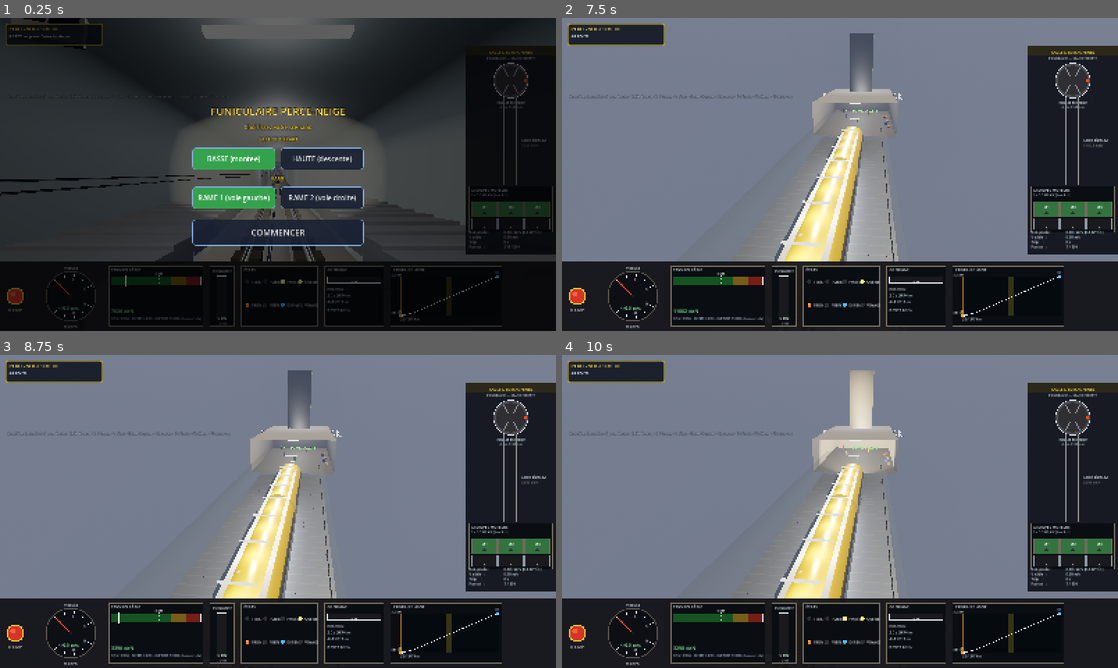
Above: before the commit, frames 1-4 (two rows, left to right).
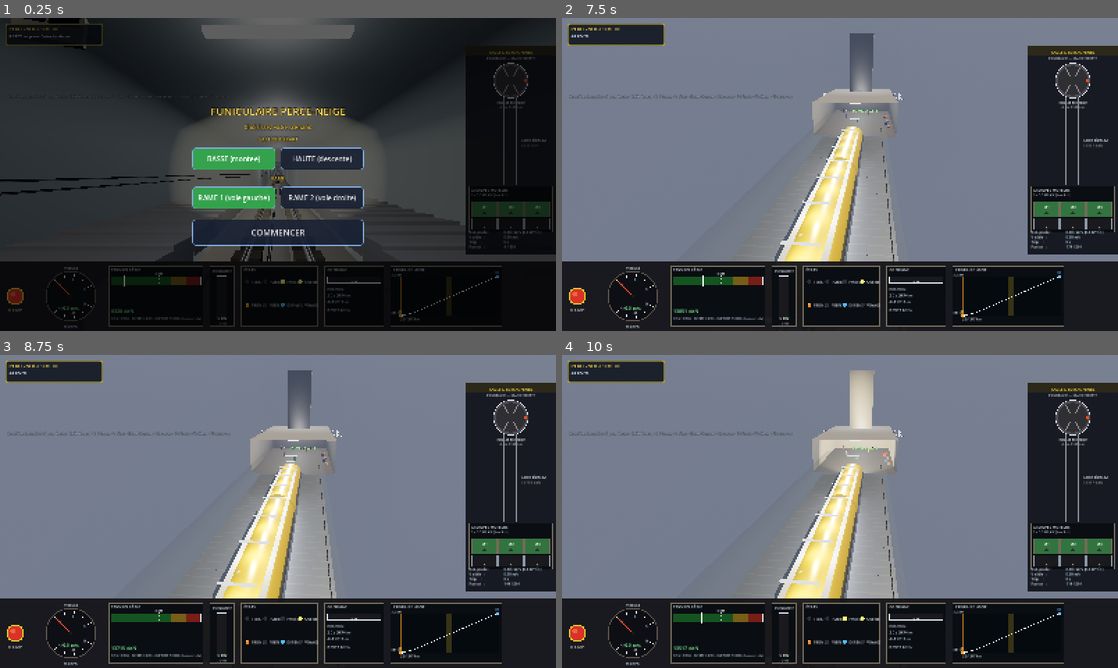
Above: after the commit, the same moments.

Repository: ARP273-ROSE/perce-neige-sim
Game: Godot game, scene res://scenes/main.tscn
The game is run twice, just before and just after one commit, with the same random seed, the same clock (stepped at 60 frames per second) and the same inputs. Sound files missing from this copy of the repository are replaced by a short silence.
Inputs:
- Up to frame 1 (0.25 s): no input
- Up to frame 2 (7.5 s): click "BASSE (montee)" at 0.5 s; click "HAUTE (descente)" at 1.25 s; click "RAME 1 (voie gauche)" at 2 s; click "RAME 2 (voie droite)" at 2.75 s; click "COMMENCER" at 3.5 s; tap Enter (ready_depart) at 4.25, 5, 5.1, 5.75, 6.5, 7.25 s; hold Up (speed_up) 4.28-5.03 s; tap Shift (emergency) at 4.35 s; hold Space (brake) 5.03-5.78 s; hold Up (speed_up) 5.78-7.28 s; tap H (toggle_headlights) at 5.85 s; tap V (toggle_view) at 6.6 s; hold Space (brake) from 7.28 s (still down); tap I at 7.35 s
- Up to frame 3 (8.75 s): keep holding Space (brake); tap Shift (emergency) at 8.1 s
- Up to frame 4 (10 s): tap Enter (ready_depart) at 8.85 s; release Space (brake) at 9.53 s; hold Up (speed_up) from 9.53 s (still down); tap H (toggle_headlights) at 9.6 s

The runs differ from the first frame. In frame 1, less than 0.1% of the frame differs, in the area x 20-94%, y 72-95%; in frame 2, less than 0.1%; in frame 3, 0.2%; in frame 4, 0.2%, in the area x 20-98%, y 24-95%.

Commit message:
release: v1.12.13 — tension à deux brins, régulateur en force, embarquement progressif (2D+3D)
Deux retours d'essai PWA analysés numériquement avant de coder :

1. « La puissance tombe à 0 en pleine accélération au départ » — vérifié :
   la gravité nette est MOTRICE de s≈120 à ≈330 m en montée chargée (le
   contrepoids plonge dans sa section à 27-29 % pendant que la rame est
   sur les 8-16 % du bas, jusqu'à +21 kN pour 230 pax). L'« autorité »
   v1.12.12 coupait alors la traction à tort. → Régulateur unifié en
   FORCE : a_dés = clamp(err·0,35 ; −frein service ; +rampe programmée),
   F_req = m·a_dés + charge statique (gravité 2 pentes + frottements) ;
   F_req > 0 → traction, < 0 → retenue. Continu dans les 4 quadrants ;
   la puissance creuse à ~40 kW sans jamais claquer à 0, et le moteur
   fournit le complément exact de la gravité.

2. « 3 000 → 14 000 daN instantanés au demi-tour en haut » — deux causes :
   - Modèle de tension mono-brin « rame lourde » : il ignorait l'autre
     brin. À l'arrivée en haut à pleine charge, le brin de la rame vide
     EN BAS portait déjà ~12 700 daN (3,4 km de câble pendu ≈ 9 900 +
     son poids sur la pente basse). → Tension = MAX DES DEUX BRINS à la
     poulie, chacun avec sa rame, sa pente locale, son câble et son
     inertie (rame + brin) signée.
   - Échange de passagers instantané. → Embarquement PROGRESSIF
     (~12 pax/s/voiture, portes ouvertes ; cibles + glissement, resync
     portes fermées). Le demi-tour passe de 12 767 à 13 994 daN en
     continu ; on part avec ceux qui sont montés si on écourte.

Aussi : l'amortisseur numérique du butoir (a = ±2 m/s² synthétique au
clamp de position) est exclu de l'inertie de tension — la masse du brin
(38 t) le transformait en ~18 000 daN fantômes au contact du point
d'arrêt.

Validation : parité statique PWA↔PC au 0,1 daN (5 points, nouvelles
références 2 brins), grille 60 scénarios × 40 s sans échec d'invariant,
plafond de panne 0 saut, urgence montée 38 m, demi-tour continu (saut max
1 222 daN/frame = relâchement d'inertie au serrage, lissé à l'affichage),
16/16 tests desktop (assertion d'arrivée mise à jour au modèle 2 brins).

Co-Authored-By: Claude Opus 4.8 (1M context) <noreply@anthropic.com>
Claude-Session: https://claude.ai/code/session_01UdVu7B5mE1LwQvD1hyekY2

Diff:
--- a/godot_project/scripts/train_physics.gd
+++ b/godot_project/scripts/train_physics.gd
@@ -37,6 +37,19 @@
 var pax_car1: int = 0
 var pax_car2: int = 0
 var ghost_pax: int = 0                   # passagers wagon opposé
+
+# Embarquement PROGRESSIF : roll_pax() fixe des CIBLES, les effectifs réels
+# glissent vers elles pendant que les portes sont ouvertes (~12 pax/s et
+# par voiture — 3 portes larges). L'échange instantané faisait sauter la
+# masse (et donc la jauge de tension) d'une frame à l'autre au demi-tour.
+# Si le conducteur part avant la fin, l'embarquement s'arrête là (réaliste).
+const BOARDING_PAX_PER_S: float = 12.0
+var pax_t_car1: int = 0                  # cibles d'embarquement
+var pax_t_car2: int = 0
+var ghost_pax_t: int = 0
+var _pax1_f: float = 0.0                 # effectifs continus internes
+var _pax2_f: float = 0.0
+var _ghost_f: float = 0.0
 
 var tension_dan: float = 0.0
 var tension_dan_disp: float = 0.0        # lissé pour affichage
@@ -91,6 +104,22 @@
 	# Clamp dt pour éviter de casser la physique sur un gros hiccup
 	dt = clampf(dt, 0.001, 0.1)
 	s_prev_step = s
+
+	# Rotation passagers progressive tant que les portes sont ouvertes
+	# (le wagon opposé embarque en même temps dans SA gare). Portes
+	# fermées : resynchro des effectifs continus sur les entiers
+	# (affectations directes des bancs de test, mode client…).
+	if doors_open:
+		_pax1_f = move_toward(_pax1_f, float(pax_t_car1), BOARDING_PAX_PER_S * dt)
+		_pax2_f = move_toward(_pax2_f, float(pax_t_car2), BOARDING_PAX_PER_S * dt)
+		_ghost_f = move_toward(_ghost_f, float(ghost_pax_t), BOARDING_PAX_PER_S * dt)
+		pax_car1 = int(roundf(_pax1_f))
+		pax_car2 = int(roundf(_pax2_f))
+		ghost_pax = int(roundf(_ghost_f))
+	else:
+		_pax1_f = float(pax_car1)
+		_pax2_f = float(pax_car2)
+		_ghost_f = float(ghost_pax)
 
 	# Séquence de départ en TROIS phases successives (retour d'essai iPad
 	# 2026-07-12 : annonce, portes et buzzer se superposaient) :
@@ -243,7 +272,12 @@
 	s += ((v + new_v) / 2.0) * dt
 	v = new_v
 
-	# Clamp position
+	# Clamp position. L'accélération ±2,0 posée ici est SYNTHÉTIQUE
+	# (amortisseur numérique du butoir) : le flag l'exclut de l'inertie
+	# de tension — c'est le butoir/rail qui absorbe, pas le câble. Sans
+	# ça, la masse du brin (38 t) × 2 m/s² ajoutait ~18 000 daN fantômes
+	# à la jauge au contact du point d'arrêt.
+	var buffer_clamp: bool = false
 	var clamp_lo: float = PNConstants.START_S
 	var clamp_hi: float = PNConstants.STOP_S
 	if s >= clamp_hi:
@@ -251,6 +285,7 @@
 		if v > 0.0:
 			v = maxf(0.0, v - 2.0 * dt)
 			acc = -2.0
+			buffer_clamp = true
 		if direction > 0 and not finished:
 			finished = true
 			_arrival_grab()
@@ -259,6 +294,7 @@
 		if v < 0.0:
 			v = minf(0.0, v + 2.0 * dt)
 			acc = 2.0
+			buffer_clamp = true
 		if direction < 0 and not finished:
 			finished = true
 			_arrival_grab()
@@ -280,39 +316,28 @@
 
 	a = acc
 
-	# --- Tension câble (port complet du modèle Python) --------------------
-	# Le brin entre la poulie motrice (gare haute) et la rame LOURDE porte :
-	#   - le poids de la rame lourde le long de SA pente locale (pas celle
-	#     de la rame pilotée — elles diffèrent sur ce profil asymétrique)
-	#   - le poids PROPRE du câble au-dessus d'elle : ρ·g·Δaltitude, exact
-	#     quel que soit le profil (∫ρg·sinθ·ds = ρg·Δh) — ~9 900 daN quand
-	#     la rame lourde est en bas, ~0 en haut. C'est CE terme qui fait
-	#     évoluer la jauge le long du trajet (manquait dans le port 3D :
-	#     les valeurs ne collaient pas avec le programme PC).
-	#   - le frottement de roulement de la rame lourde
-	#   - l'inertie de traction, uniquement en accélération (au freinage le
-	#     câble se DÉCHARGE : le frein absorbe sur le rail).
-	var m_heavy: float = maxf(m_up, m_down)
-	var main_is_heavy: bool = m_up >= m_down
-	var s_heavy: float = s if main_is_heavy else (PNConstants.LENGTH - s)
-	var theta_h: float = atan(SlopeProfile.gradient_phys_at(s_heavy))
-	var t_gravity: float = m_heavy * PNConstants.G * sin(theta_h)
-	var t_friction: float = PNConstants.MU_ROLL * m_heavy * PNConstants.G * cos(theta_h)
-	var t_cable: float = PNConstants.CABLE_KG_M * PNConstants.G \
-		* maxf(0.0, PNConstants.ALT_HIGH - SlopeProfile.altitude_at(s_heavy))
-	# Inertie SIGNÉE par l'accélération de la rame lourde le long de SA
-	# pente (Newton sur la rame pendue au câble : T = m·g·sinθ + m·a_s).
-	# Rame lourde qui MONTE en accélérant → le câble tire plus (+).
-	# Rame lourde qui DESCEND en accélérant (a_s < 0) → le câble se
-	# DÉCHARGE (−) : le poids part en mouvement, pas dans le brin.
-	# L'ancien max(0, a·direction) ajoutait à tort l'inertie dans ce cas
-	# (constaté après une inversion en tunnel : tension qui GRIMPE alors
-	# que la rame lourde dévale — retour d'essai 2026-07-13).
-	var a_s_heavy: float = acc if main_is_heavy else -acc
-	var t_inertia: float = m_heavy * a_s_heavy
-	tension_dan = (t_gravity + t_friction + t_cable + t_inertia) / 10.0
-	if tension_dan < 0.0:
-		tension_dan = 0.0
+	# --- Tension câble : modèle DEUX BRINS, max à la poulie ----------------
+	# Chaque brin, au niveau de la poulie motrice (gare haute), porte :
+	#   - le poids de SA rame le long de SA pente locale,
+	#   - le poids PROPRE du brin : ρ·g·Δaltitude jusqu'à la rame (exact
+	#     quel que soit le profil : ∫ρg·sinθ·ds = ρg·Δh) — ~9 900 daN pour
+	#     une rame en bas de ligne, ~0 en haut,
+	#   - le frottement de roulement de SA rame,
+	#   - l'inertie (rame + brin) SIGNÉE par SON accélération le long de
+	#     SA pente (T = m·g·sinθ + m·a_s : une rame qui dévale DÉCHARGE
+	#     son brin).
+	# La jauge affiche le brin le plus chargé — presque toujours celui de
+	# la rame BASSE (3,4 km de câble pendu). L'ancien modèle « brin de la
+	# rame lourde » montrait ~3 000 daN à l'arrivée en haut à pleine
+	# charge alors que le brin de la rame vide EN BAS portait ~12 700, et
+	# sautait à ~14 000 à l'échange de passagers du demi-tour (retour
+	# d'essai 2026-07-13). Avec le max des deux brins : 12 767 → 13 994,
+	# transition continue.
+	var a_t: float = 0.0 if buffer_clamp else acc
+	tension_dan = maxf(
+		_side_tension_n(m_up, s, a_t),
+		_side_tension_n(m_down, PNConstants.LENGTH - s, -a_t),
+	) / 10.0
 
 	# --- Puissance ------------------------------------------------------
 	var power_signed_kw: float = (f_motor * v) / 1000.0
@@ -351,6 +376,19 @@
 		trip_time += dt
 
 
+# Tension (N) d'UN brin au niveau de la poulie motrice : rame de masse m à
+# la position s_pos, accélérée à a_s le long de sa pente (signe +s).
+func _side_tension_n(m: float, s_pos: float, a_s: float) -> float:
+	var theta_s: float = atan(SlopeProfile.gradient_phys_at(s_pos))
+	var m_brin: float = PNConstants.CABLE_KG_M * maxf(PNConstants.LENGTH - s_pos, 0.0)
+	var t: float = m * PNConstants.G * sin(theta_s) \
+		+ PNConstants.MU_ROLL * m * PNConstants.G * cos(theta_s) \
+		+ PNConstants.CABLE_KG_M * PNConstants.G \
+			* maxf(0.0, PNConstants.ALT_HIGH - SlopeProfile.altitude_at(s_pos)) \
+		+ (m + m_brin) * a_s
+	return maxf(t, 0.0)
+
+
 # --- Régulateur Von Roll -------------------------------------------------
 
 func _regulator(
@@ -427,15 +465,27 @@
 			var v_park: float = sqrt(2.0 * park_decel * maxf(dist_to_stop, 0.001))
 			target_v = minf(PNConstants.V_CREEP, v_park)
 
-	# Contrôleur P unifié avec feed-forward
+	# Contrôleur unifié en FORCE (2026-07-13). L'entraînement calcule :
+	#   a_des  = accélération désirée (erreur de vitesse, bornée par la
+	#            rampe programmée ±A_TARGET)
+	#   F_req  = m_total·a_des + f_ff   (f_ff = charge statique : gravité
+	#            nette 2 pentes + frottement des 2 rames)
+	#   F_req > 0 → traction ; F_req < 0 → retenue (frein/génératrice).
+	# Continu dans les QUATRE quadrants. L'« autorité » de la version
+	# précédente coupait la traction dès que la gravité aidait, même
+	# quand l'accélération commandée exigeait ENCORE du couple : au
+	# départ gare basse, le contrepoids attaque sa section à 27-29 %
+	# pendant que la rame chargée est sur les 8-16 % du bas → gravité
+	# nette MOTRICE de s≈120 à ≈330 m (jusqu'à +21 kN pour 230 pax) →
+	# puissance qui tombait à 0 en pleine accélération (retour d'essai
+	# 2026-07-13). Avec F_req : le moteur fournit le complément exact
+	# (m·0,30 − excédent), la puissance CREUSE sans jamais claquer à 0.
 	var err: float = target_v - v_travel
 	var v_eff: float = maxf(absf(v), 0.8)
 	var f_motor_max: float = minf(PNConstants.F_STALL, PNConstants.P_MAX / v_eff)
 
 	var f_ff: float = -f_grav_travel + PNConstants.MU_ROLL * PNConstants.G \
 		* (m_up * cos(theta) + _m_down * cos(theta_gr))
-	var ff_throttle: float = maxf(0.0, f_ff) / maxf(f_motor_max, 1.0)
-	var ff_brake: float = maxf(0.0, -f_ff) / (PNConstants.A_BRAKE_NORMAL * m_total)
 
 	var demand_throttle: float
 	var demand_brake: float
@@ -443,27 +493,19 @@
 		demand_throttle = 0.0
 		demand_brake = 0.5
 	else:
-		var k_p: float = 0.18
-		demand_throttle = clampf(ff_throttle + err * k_p, 0.0, 1.0)
-		demand_brake = clampf(ff_brake - err * k_p, 0.0, 1.0)
-		# EXCÉDENT DE GRAVITÉ : quand la gravité pousse déjà plus fort que
-		# le frottement dans le sens de marche (rame lourde en descente),
-		# le moteur n'a rien à faire — la gravité accélère (bridée par la
-		# rampe de confort = retenue) et le frein module. L'AUTORITÉ de
-		# traction s'éteint en FONDU sur 6 000 N d'excédent (pleine à
-		# f_ff ≥ 0, nulle à f_ff ≤ −6 000 N) : le tout-ou-rien de la
-		# première version claquait la traction on/off au passage par
-		# zéro (points d'équilibre du profil, transitions de pente) →
-		# à-coups de puissance (retour d'essai 2026-07-13).
-		var throttle_authority: float = clampf(1.0 + f_ff / 6000.0, 0.0, 1.0)
-		demand_throttle *= throttle_authority
-		if demand_throttle > 0.0 and demand_brake > 0.0:
-			if demand_throttle > demand_brake:
-				demand_throttle -= demand_brake
-				demand_brake = 0.0
-			else:
-				demand_brake -= demand_throttle
-				demand_throttle = 0.0
+		var k_a: float = 0.35   # m/s² de correction par m/s d'erreur
+		# Borne haute = rampe programmée (confort moteur) ; borne basse =
+		# frein service plein (−2,5) : le régulateur doit pouvoir
+		# commander un vrai freinage (consigne coupée à pleine vitesse),
+		# pas seulement la décélération de croisière.
+		var a_des: float = clampf(err * k_a, -PNConstants.A_BRAKE_NORMAL, PNConstants.A_TARGET)
+		var f_req: float = m_total * a_des + f_ff
+		if f_req >= 0.0:
+			demand_throttle = clampf(f_req / maxf(f_motor_max, 1.0), 0.0, 1.0)
+			demand_brake = 0.0
+		else:
+			demand_throttle = 0.0
+			demand_brake = clampf(-f_req / (PNConstants.A_BRAKE_NORMAL * m_total), 0.0, 1.0)
 
 	# Slew throttle et brake
 	var slew: float = 1.5 * dt
@@ -514,16 +556,25 @@
 # contrepoids reçoit l'inverse. C'est ce déséquilibre dm qui pilote la
 # gravité nette, la tension câble et la puissance — l'ancien port laissait
 # TOUT à zéro (dm = 0 : sim parfaitement équilibrée, compteur pax à 0).
-func roll_pax() -> void:
+# Fixe des CIBLES (embarquement progressif portes ouvertes) ; `instant`
+# force la bascule immédiate (initialisation, bancs de test).
+func roll_pax(instant: bool = false) -> void:
 	var half: int = PNConstants.PAX_MAX / 2
 	if direction > 0:
-		pax_car1 = randi_range(90, half)
-		pax_car2 = randi_range(90, half)
-		ghost_pax = randi_range(0, 12)
-	else:
-		pax_car1 = randi_range(0, 8)
-		pax_car2 = randi_range(0, 8)
-		ghost_pax = randi_range(90, PNConstants.PAX_MAX - 20)
+		pax_t_car1 = randi_range(90, half)
+		pax_t_car2 = randi_range(90, half)
+		ghost_pax_t = randi_range(0, 12)
+	else:
+		pax_t_car1 = randi_range(0, 8)
+		pax_t_car2 = randi_range(0, 8)
+		ghost_pax_t = randi_range(90, PNConstants.PAX_MAX - 20)
+	if instant:
+		pax_car1 = pax_t_car1
+		pax_car2 = pax_t_car2
+		ghost_pax = ghost_pax_t
+		_pax1_f = float(pax_car1)
+		_pax2_f = float(pax_car2)
+		_ghost_f = float(ghost_pax)
 
 
 # Décalage visuel (m, signé le long de la pente) du rebond élastique.
Not shown, changed: README.md
Not shown, changed: perce_neige_sim.py
Not shown, changed: tests/test_physics.py
